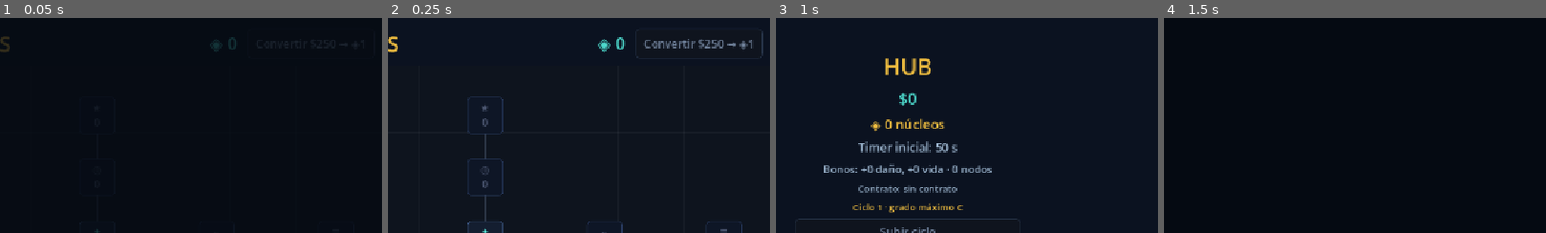
Above: before the commit, frames 1-4 (left to right).
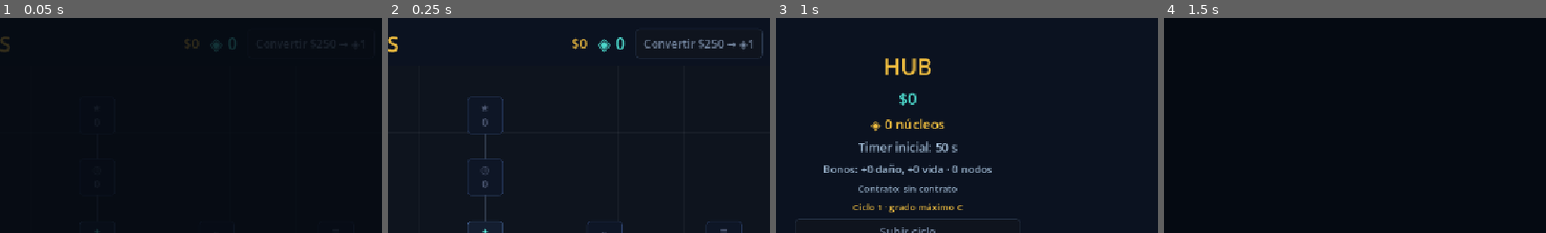
Above: after the commit, the same moments.

Repository: Veilen1/Deadline
Game: Godot game, scene res://scenes/ui/skill_tree.tscn
The game is run twice, just before and just after one commit, with the same random seed, the same clock (stepped at 60 frames per second) and the same inputs. This scene is started directly instead of the project's main scene.
Inputs:
- Up to frame 1 (0.05 s): no input
- Up to frame 2 (0.25 s): no input
- Up to frame 3 (1 s): click "Volver al hub" at 0.5 s
- Up to frame 4 (1.5 s): click "Jugar" at 1.25 s
The pictures show only the part of the screen within x 33-83%, y 0-50%; the shares and areas given below are measured in that part.

The runs differ from the first frame. In frame 1, less than 0.1% of the frame differs, in the area x 48-53%, y 9-15%; in frame 2, 0.1%, in the area x 48-53%, y 8-15%; in frame 3, nothing differs; in frame 4, nothing differs.

Commit message:
fix(tree): mostrar monedas junto a los nucleos

Diff:
--- a/scenes/ui/skill_tree.tscn
+++ b/scenes/ui/skill_tree.tscn
@@ -60,6 +60,13 @@
 theme_override_colors/font_color = Color(0.95, 0.75, 0.25, 1)
 theme_override_font_sizes/font_size = 32
 text = "ÁRBOL DE HABILIDADES"
+vertical_alignment = 1
+
+[node name="CoinsLabel" type="Label" parent="Margin/VBox/TopBar"]
+layout_mode = 2
+theme_override_colors/font_color = Color(0.95, 0.75, 0.25, 1)
+theme_override_font_sizes/font_size = 20
+text = "$0"
 vertical_alignment = 1
 
 [node name="MoneyLabel" type="Label" parent="Margin/VBox/TopBar"]
--- a/scenes/ui/skill_tree_screen.gd
+++ b/scenes/ui/skill_tree_screen.gd
@@ -7,6 +7,7 @@
 
 @onready var map: Control = $Margin/VBox/MapScroll/Map
 @onready var money_label: Label = $Margin/VBox/TopBar/MoneyLabel
+@onready var coins_label: Label = $Margin/VBox/TopBar/CoinsLabel
 @onready var convert_button: Button = $Margin/VBox/TopBar/ConvertButton
 @onready var back_button: Button = $Margin/VBox/TopBar/BackButton
 @onready var status_label: Label = $Margin/VBox/StatusLabel
@@ -90,6 +91,7 @@
 			button.modulate = Color(0.72, 0.72, 0.78, 1)
 
 	money_label.text = "◈ %d" % GameState.cores
+	coins_label.text = "$%d" % GameState.money
 	convert_button.disabled = GameState.money < 250
 	map.queue_redraw()
 
